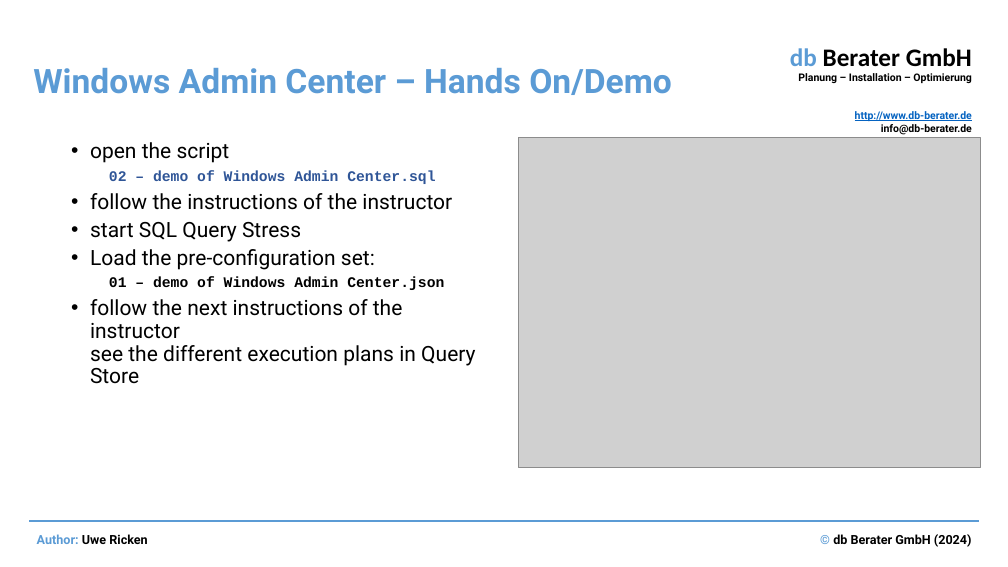
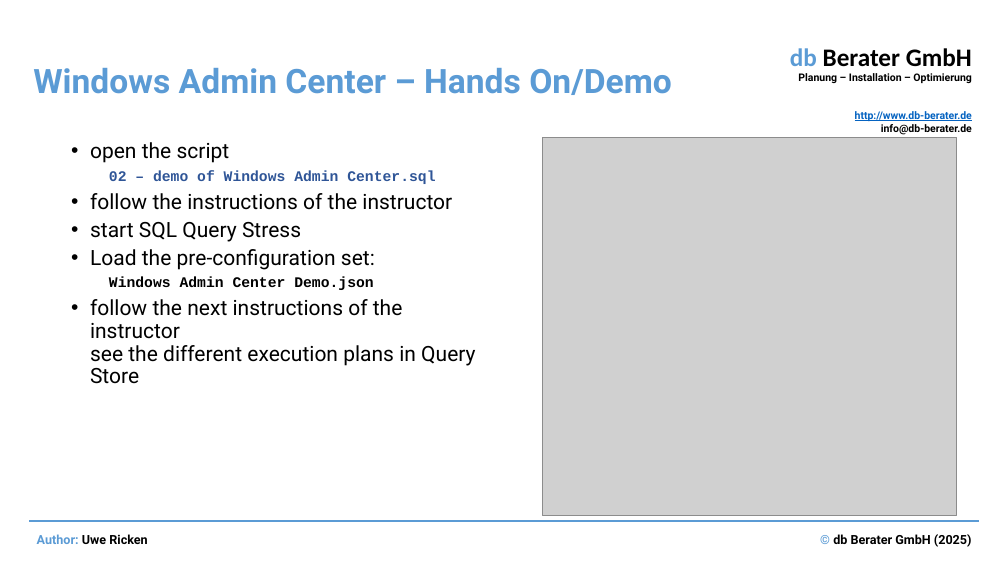
Before and after one commit to uricken1964/Workshop---Making-Bad-Codes-Better, a slide deck: slide 15 of Preparation and Documents/Performance optimization by identifying and correcting bad SQL code.pptx. Drawn at 1008x567 pixels with LibreOffice and Linux fonts; fonts in the diff are those of the drawing; grey boxes stand for pictures. Boxes give left, top, right and bottom in pixels: in the first picture for what was removed or moved away, otherwise in the second. Text is boxed around its words. In the diff, an @@ line names an element or a change of style, - is before the commit and + after.

```diff
--- a/Preparation and Documents/Performance optimization by identifying and correcting bad SQL code.pptx
+++ b/Preparation and Documents/Performance optimization by identifying and correcting bad SQL code.pptx
@@ picture resized from (x1=519, y1=138, x2=981, y2=467) to (x1=542, y1=138, x2=957, y2=516) @@
@@ text at (x1=90, y1=249, x2=375, y2=290): text changed; size 14 to 20 pt; font Courier New to Roboto; bold off @@
-  • Load the pre-configuration set:
-    01 – demo of Windows Admin Center.json
+  • Load the pre-configuration set:
+    Windows Admin Center Demo.json
@@ text at (x1=833, y1=534, x2=972, y2=547): text changed @@
-© db Berater GmbH (2024)
+© db Berater GmbH (2025)
```
Also in this commit, not shown: 18 other slides changed, 2 slides added, 1 slide removed, 18 other files.
